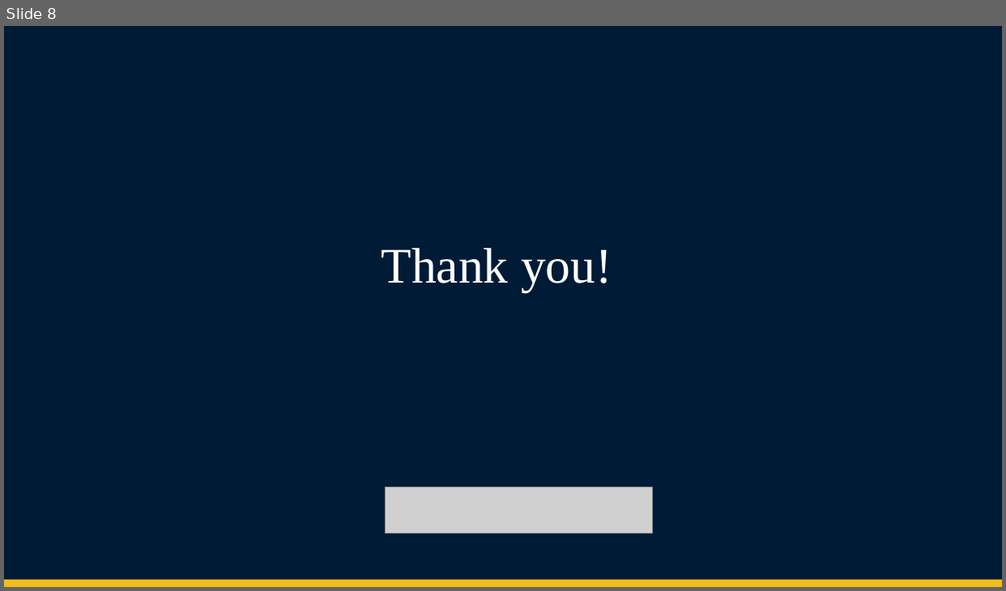
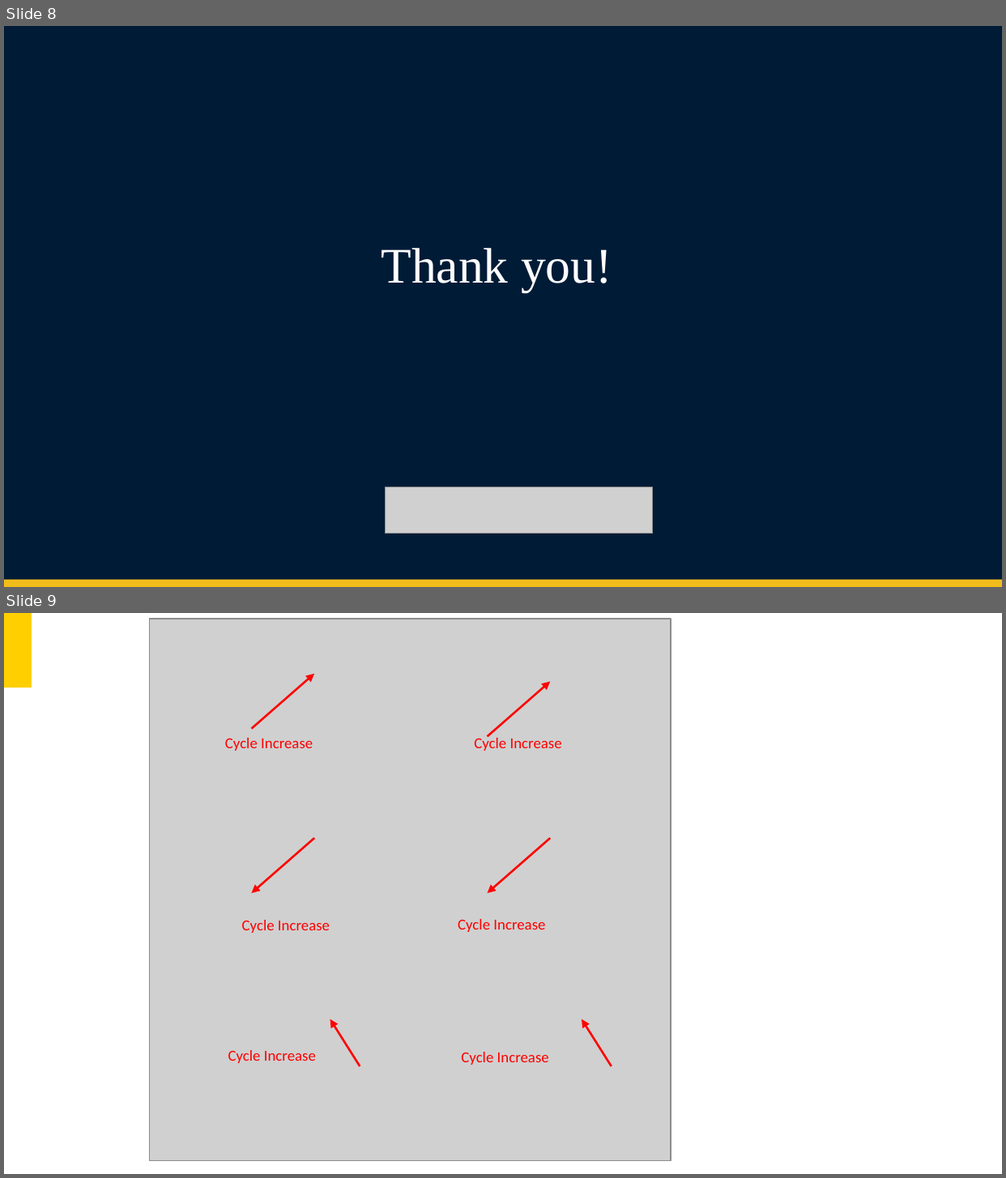
Before and after one commit to Zi-hao-Wei/Battery-Management-System, a slide deck: Weekly meeting slides/Week 5 Denoising Algorithms.pptx. Shown one above the other, each under a label of ours: slide 8 before the commit, slides 8 and 9 after it. The pictures are 1006x591 and 1006x1178 pixels, drawn with LibreOffice and Linux fonts; fonts in the diff are those of the drawing; grey boxes stand for pictures; background and template pictures are left out. Boxes give left, top, right and bottom in pixels: in the first picture for what was removed or moved away, otherwise in the second. Text is boxed around its words. In the diff, an @@ line names an element or a change of style, - is before the commit and + after.

```diff
--- a/Weekly meeting slides/Week 5 Denoising Algorithms.pptx
+++ b/Weekly meeting slides/Week 5 Denoising Algorithms.pptx
@@ slide 9 added at box(4, 613, 1002, 1174), background #FFFFFF @@
@@ rectangle added at box(4, 613, 32, 688), fill #FFCF00 @@
@@ picture added at box(150, 619, 671, 1161) @@
@@ arrow added from (252, 729) to (314, 674), #FF0000 1.5 pt @@
@@ arrow added from (487, 737) to (550, 682), #FF0000 1.5 pt @@
@@ text added at box(225, 738, 313, 751), 11 pt, text #FF0000 @@
+Cycle Increase
@@ text added at box(474, 736, 562, 751), 11 pt, text #FF0000 @@
+Cycle Increase
@@ arrow added from (314, 838) to (252, 893), #FF0000 1.5 pt @@
@@ arrow added from (550, 838) to (487, 893), #FF0000 1.5 pt @@
@@ text added at box(242, 920, 330, 933), 11 pt, text #FF0000 @@
+Cycle Increase
@@ text added at box(458, 919, 545, 932), 11 pt, text #FF0000 @@
+Cycle Increase
@@ arrow added from (360, 1066) to (330, 1019), #FF0000 1.5 pt @@
@@ arrow added from (612, 1066) to (582, 1019), #FF0000 1.5 pt @@
@@ text added at box(228, 1050, 316, 1063), 11 pt, text #FF0000 @@
+Cycle Increase
@@ text added at box(461, 1052, 549, 1065), 11 pt, text #FF0000 @@
+Cycle Increase
```
Also in this commit, not shown: 1 other slide added.
